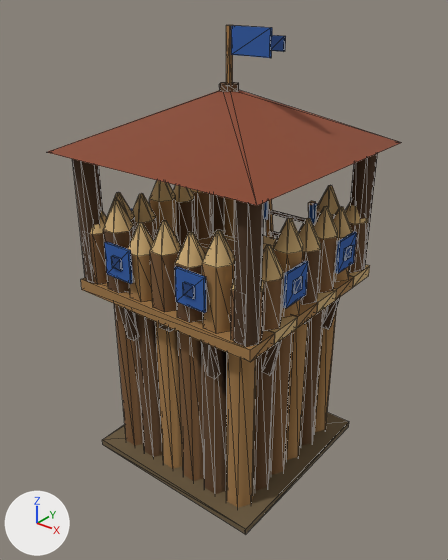
One commit to the glTF model ArcEngine/3D-models/3D-models-defense/palisade-tower.glb: the scene before it, then after it.
Both versions are drawn from a camera (50 mm lens) standing at (6.08, -7.73, 8.22) and looking at (-0.08, -0.02, 3.44). Arrows for +X, +Y and +Z are at lower left; the lights stay in place. The older version comes first. Mesh edges are drawn as thin lines. Vertices at exactly the same position are counted once.

The first picture shows 'palisade-tower'.
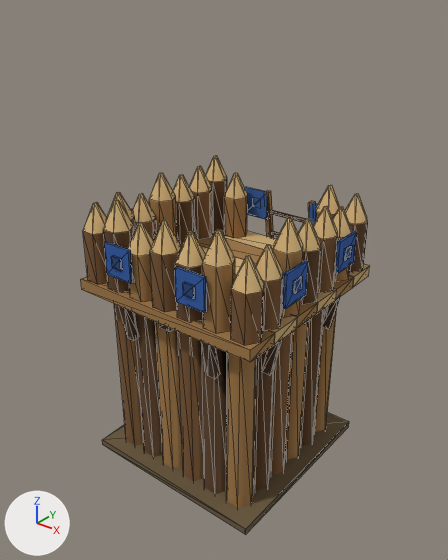
Where the change shows, as pixel boxes (x1, y1, x2, y2) in the pictures (448 x 560 px):
'palisade-tower', reshaped (18% narrower, 26% shorter): before (47, 25, 401, 534); after (81, 156, 370, 534)
part 1 of me_palisade_tower, deleted (brown): before (47, 25, 401, 347)

Patch to the scene script:
```diff
--- a/ArcEngine/3D-models/3D-models-defense/palisade-tower.glb.py
+++ b/ArcEngine/3D-models/3D-models-defense/palisade-tower.glb.py
@@ me_palisade_tower @@
 # used by ob_palisade_tower; location = (0.0, 0.0, 0.0)
-me_palisade_tower.from_pydata(...)  # 1157 vertices, 2062 faces; spans x -2.02..2.02, y -2.02..2.55, z 0.0..7.6
+me_palisade_tower.from_pydata(...)  # 1053 vertices, 1890 faces; spans x -1.88..1.88, y -1.88..2.55, z 0.0..5.1
+# me_palisade_tower part 1: 9 loose pieces with 104 vertices, spanning x -2.02..2.02, y -2.02..2.02, z 3.6..7.6, are deleted
 me_palisade_tower.materials.append(mat_palisade_tower)
```
